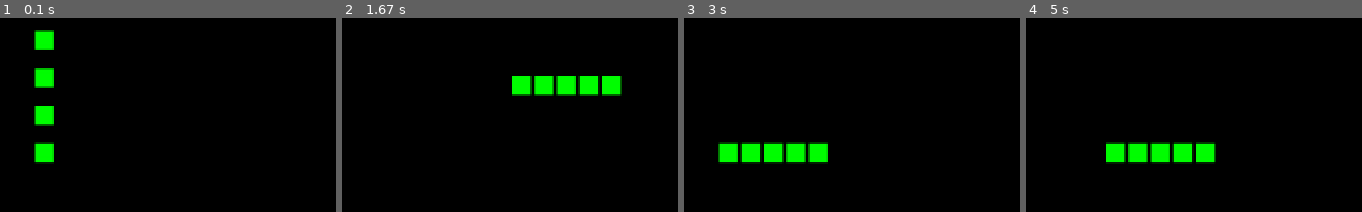
Above: before the commit, frames 1-4 (left to right).
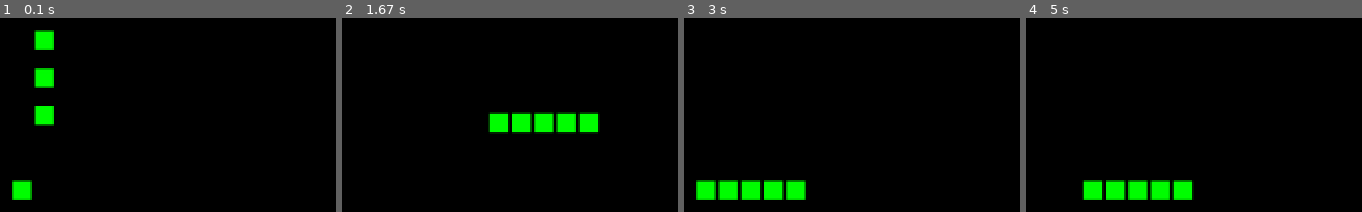
Above: after the commit, the same moments.

Repository: pppppwj/pygame_study
Game: pygame game, started from snake/snake.py
Two runs of this game, one before a commit and one after it. Both use one fixed random seed, a clock stepped at 60 frames per second and the inputs below.
Inputs:
- Up to frame 1 (0.1 s): no input
- Up to frame 2 (1.67 s): hold Right 0.33-0.8 s; hold Up 0.83-1.13 s; hold Right 1.17-1.63 s
- Up to frame 3 (3 s): hold Left 1.67-2.2 s; hold Down 2.23-2.53 s; hold Left 2.57-2.97 s
- Up to frame 4 (5 s): hold Up 3-3.37 s; hold Right 3.4-4.03 s; hold Down 4.07-4.43 s; hold Left 4.47-4.93 s; hold Right from 4.97 s (still down)

The runs differ from the first frame. In frame 1, 1.3% of the frame differs, in the area x 3-17%, y 63-94%; in frame 2, 6.5%; in frame 3, 6.5%; in frame 4, 6.6%, in the area x 16-57%, y 63-94%.

Commit message:
update (x,y)

Diff:
--- a/snake/snake.py
+++ b/snake/snake.py
@@ -37,22 +37,6 @@
         self.rect.y = y
 
 
-    # def update(self,direction):
-    #     if(direction=="left"):
-    #         self.x_change = -(grid_width+grid_margin)
-    #         self.y_change = 0
-    #     elif(direction=="right"):
-    #         self.x_change = (grid_width + grid_margin)
-    #         self.y_change = 0
-    #     elif(direction=="up"):
-    #         self.y_change = (grid_height + grid_margin)
-    #         self.x_change = 0
-    #     elif(direction=="down"):
-    #         self.y_change = -(grid_height + grid_margin)
-    #         self.x_change = 0
-    #     else:
-    #         pass
-
     def reset_pos(self):
         self.rect.x = random.randrange(0, n)
         self.rect.y = random.randrange(0, m)
@@ -79,15 +63,17 @@
 
 x = random.randrange(0, n)
 y = random.randrange(0, m)
-head = unit(x*(grid_margin+grid_width),y*(grid_height+grid_width))
+head = unit(y*(grid_margin+grid_width),x*(grid_height+grid_width))
 snake.append(head)
 snake_sprites_list.add(head)
 
 
 x_target = random.randrange(0, n)
 y_target = random.randrange(0, m)
-target = unit(x_target*(grid_margin+grid_width),y_target*(grid_height+grid_width))
+target = unit(y_target*(grid_margin+grid_width),x_target*(grid_height+grid_width))
 target_list.add(target)
+
+
 for i in range(4):
     y-=1
     body = unit(x*(grid_margin+grid_width),y*(grid_height+grid_width))
@@ -134,6 +120,7 @@
 
     snake_sprites_list.update()
     snake_sprites_list.draw(screen)
+    #target.update()
     target_list.draw(screen)
     pygame.display.flip()
 
Not shown, changed: .DS_Store
